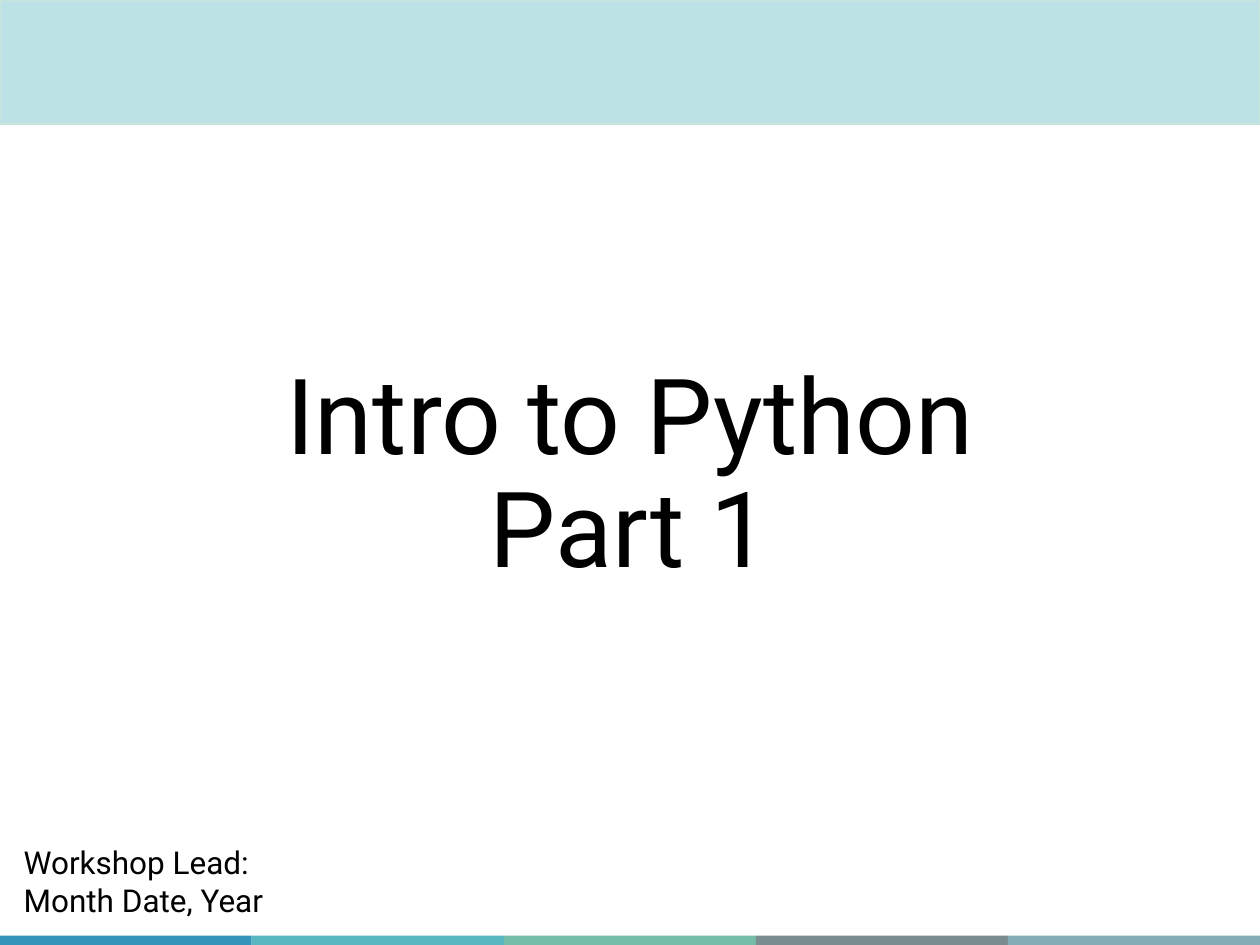
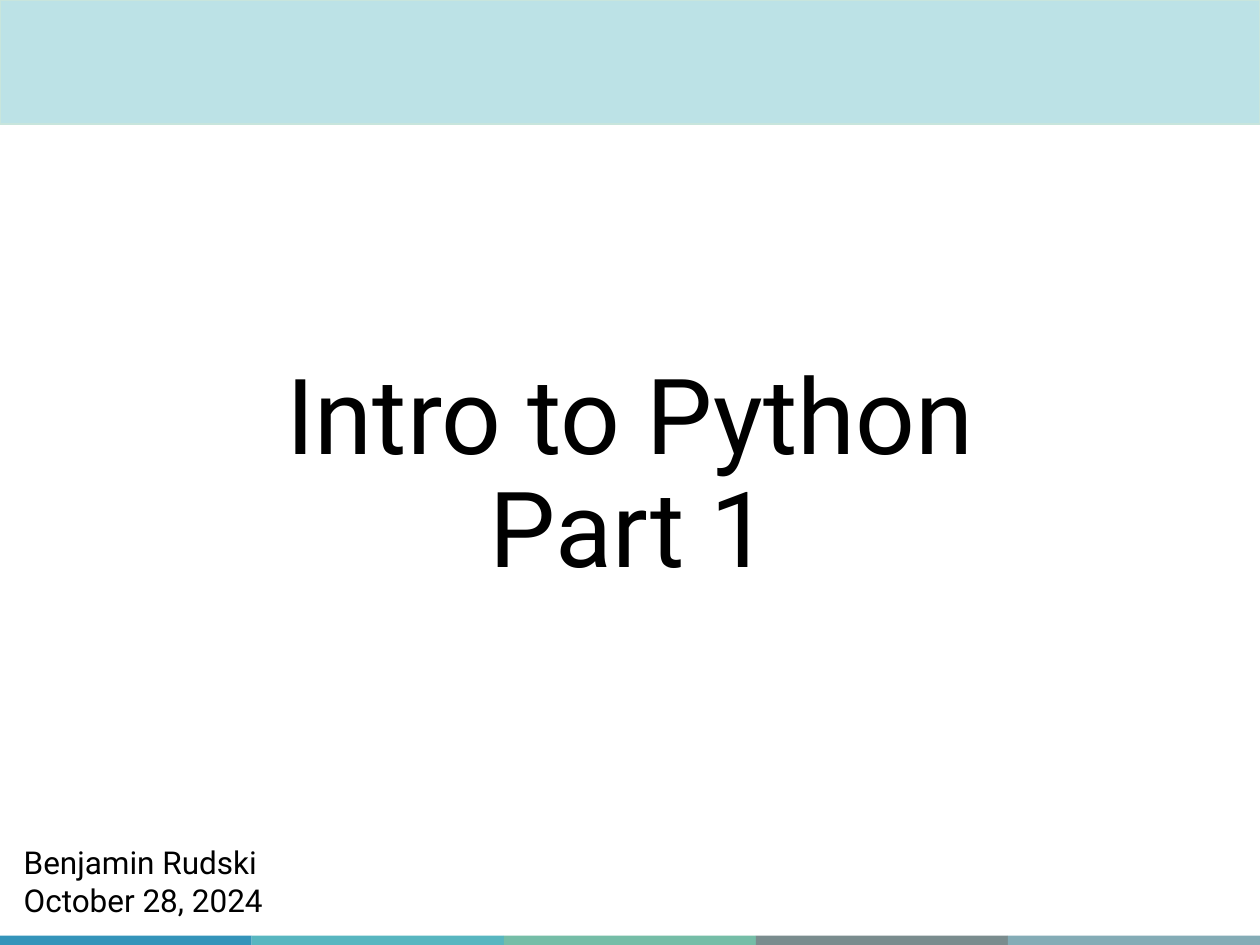
Before and after one commit to bzrudski/Intro-to-Python, a slide deck: slide 1 of slides/QLS-MiCM Intro to Python (Part 1) Workshop PPT.pptx. Drawn at 1260x945 pixels with LibreOffice and Linux fonts; fonts in the diff are those of the drawing; background and template pictures are left out. Boxes give left, top, right and bottom in pixels: in the first picture for what was removed or moved away, otherwise in the second. Text is boxed around its words. In the diff, an @@ line names an element or a change of style, - is before the commit and + after.

Commit message:
Add date and name to slides.

```diff
--- a/slides/QLS-MiCM Intro to Python (Part 1) Workshop PPT.pptx
+++ b/slides/QLS-MiCM Intro to Python (Part 1) Workshop PPT.pptx
@@ text at <box>24,850,263,917</box>: text changed @@
-Workshop Lead:
-Month Date, Year
+Benjamin Rudski
+October 28, 2024
```
Also in this commit, not shown: 1 other file.
